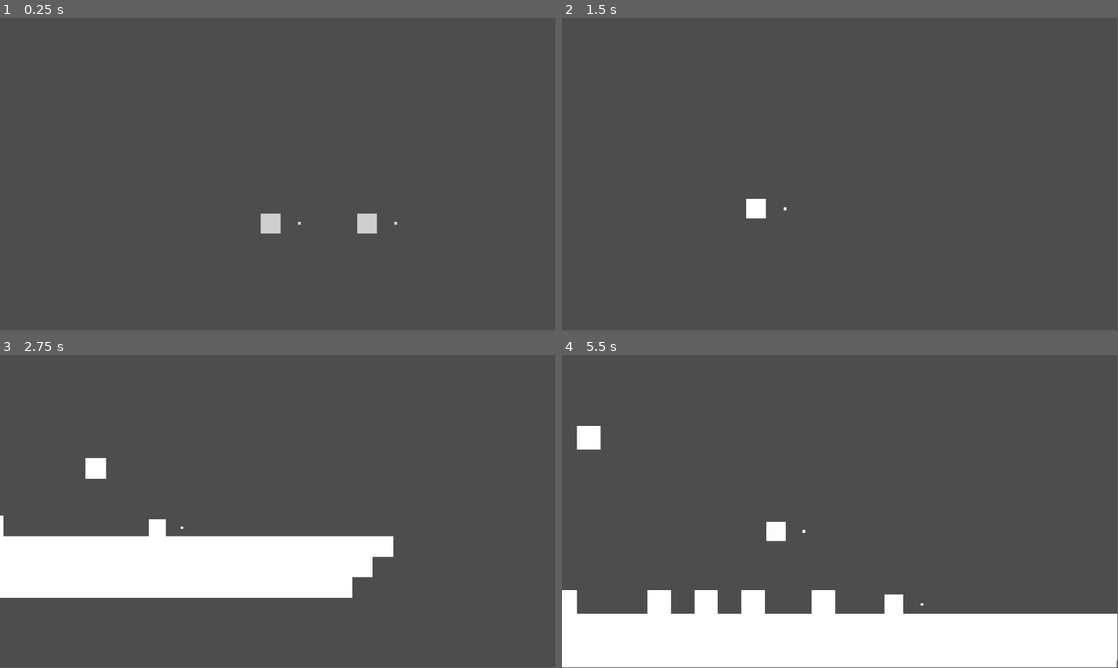
Above: before the commit, frames 1-4 (two rows, left to right).
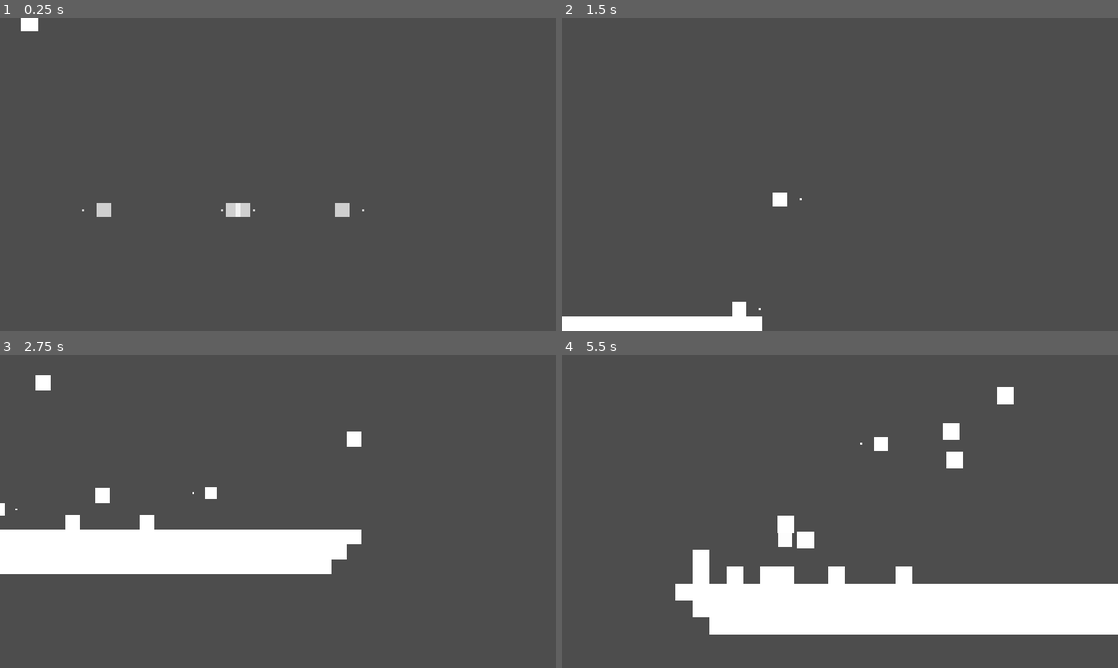
Above: after the commit, the same moments.

Repository: itsMapleLeaf/tfbg
Game: Godot game, scene res://game/game.tscn
Same seed, same stepped clock (60 frames per second), same inputs: the game is played once before the commit and once after it.
Inputs:
- Up to frame 1 (0.25 s): no input
- Up to frame 2 (1.5 s): hold X (grab) 0.53-1.28 s; hold Right (right) from 0.53 s (still down); tap Z (jump) at 0.77, 0.8, 1.07, 1.35 s
- Up to frame 3 (2.75 s): tap Z (jump) at 1.52, 1.82, 2.3 s; tap X (grab) at 1.55 s; release Right (right) at 2.03 s; hold Left (left) from 2.03 s (still down); hold X (grab) from 2.03 s (still down)
- Up to frame 4 (5.5 s): release Left (left) at 2.78 s; release X (grab) at 2.78 s; hold Right (right) 2.78-4.28 s; tap X (grab) at 2.85, 4.35 s; tap Z (jump) at 3.02, 3.32, 4.52, 4.82, 5.3 s; hold Z (jump) 3.53-4.28 s; hold Left (left) 4.28-5.03 s; hold Right (right) from 5.03 s (still down); hold X (grab) from 5.03 s (still down)
In our replay, the window is 799x449 before the commit and 800x450 after it. These sizes can differ from the game's own. Grey fills any space a smaller window leaves; there, only what the larger window draws over its background counts as a difference.

The runs differ from the first frame. In frame 1, 1.0% of the frame differs, in the area x 3-72%, y 0-69%; in frame 2, 2.1%; in frame 3, 8.2%; in frame 4, 22%, in the area x 0-100%, y 10-100%.

Commit message:
robot player controller

Diff:
--- a/blocks/falling_block.tscn
+++ b/blocks/falling_block.tscn
@@ -1,4 +1,4 @@
-[gd_scene load_steps=5 format=3]
+[gd_scene load_steps=5 format=3 uid="uid://pah0ic74lacn"]
 
 [ext_resource type="Script" path="res://blocks/falling_block.gd" id="1_6bfqv"]
 
--- a/blocks/flying_block.tscn
+++ b/blocks/flying_block.tscn
@@ -1,4 +1,4 @@
-[gd_scene load_steps=4 format=3]
+[gd_scene load_steps=4 format=3 uid="uid://biibcqm0fva7t"]
 
 [ext_resource type="Script" path="res://blocks/flying_block.gd" id="1_2u7w8"]
 
@@ -9,8 +9,8 @@
 size = Vector2(49, 49)
 
 [node name="FlyingBlock" type="Area2D"]
-collision_layer = 0
-collision_mask = 7
+collision_layer = 8
+collision_mask = 23
 script = ExtResource("1_2u7w8")
 speed = 800.0
 freeze_time = 0.2
--- a/game/game.gd
+++ b/game/game.gd
@@ -4,8 +4,13 @@
 const BLOCK_SPAWN_HEIGHT_BLOCKS := 20
 const CAMERA_OFFSET := Vector2(0, -80)
 
-var players: Array[Player] = []
-var main_player: Player
+@onready var players: Array[Player] = [
+	_create_player(preload("res://player/human_player_controller.gd").new()),
+	_create_player(preload("res://player/robot_player_controller.tscn").instantiate()),
+	_create_player(preload("res://player/robot_player_controller.tscn").instantiate()),
+	_create_player(preload("res://player/robot_player_controller.tscn").instantiate()),
+]
+@onready var main_player := players[0]
 @export var player_spawns: Node2D
 @export var player_fallout: Node2D
 
@@ -16,12 +21,7 @@
 @export var falling_block_spawn_right: Node2D
 
 func _ready():
-	main_player = _create_player()
-
-	var controller := preload("res://player/human_player_controller.gd").new(main_player)
-	main_player.add_child(controller)
-
-	_create_player()
+	for player in players: _respawn_player(player)
 
 	_update_camera(main_player)
 	camera.reset_smoothing()
@@ -35,12 +35,11 @@
 
 	_update_camera(main_player)
 
-func _create_player() -> Player:
+func _create_player(controller: Node) -> Player:
 	var player := preload("res://player/player.tscn").instantiate() as Player
 	player.block_released.connect(_create_flying_block.bind(player))
-	players.append(player)
+	player.add_child(controller)
 	add_child(player)
-	_respawn_player(player)
 	return player
 
 func _respawn_player(player: Player):
@@ -67,17 +66,17 @@
 		var x = randf_range(falling_block_spawn_left.global_position.x, falling_block_spawn_right.global_position.x)
 		var y = randf_range(falling_block_spawn_left.global_position.y, falling_block_spawn_right.global_position.y)
 		_create_falling_block(Vector2(x,y))
-		await get_tree().create_timer(0.5).timeout
+		await get_tree().create_timer(0.3).timeout
 
-func _create_falling_block(position: Vector2):
+func _create_falling_block(new_position: Vector2):
 	var block := preload("res://blocks/falling_block.tscn").instantiate() as FallingBlock
-	block.global_position = position
+	block.global_position = new_position
 	block.player_squished.connect(_kill_player)
 	add_child(block)
 
-func _create_flying_block(position: Vector2, direction: int, owner_player: Player):
+func _create_flying_block(new_position: Vector2, direction: int, owner_player: Player):
 	var block := preload("res://blocks/flying_block.tscn").instantiate() as FlyingBlock
-	block.global_position = position
+	block.global_position = new_position
 	block.direction = direction
 	block.owner_player = owner_player
 	block.hits_exhausted.connect(func (): _create_falling_block(block.global_position))
--- a/player/human_player_controller.gd
+++ b/player/human_player_controller.gd
@@ -1,10 +1,7 @@
 extends Node
 class_name HumanPlayerController
 
-var _player: Player
-
-func _init(player: Player):
-	_player = player
+@onready var _player := get_parent() as Player
 
 func _process(delta: float):
 	_player.set_movement(Input.get_action_strength("right") - Input.get_action_strength("left"))
--- a/player/player.gd
+++ b/player/player.gd
@@ -8,6 +8,7 @@
 const TERMINAL_VELOCITY := 2000
 const GRAB_STIFFNESS := 12
 
+enum State { IDLE, GRABBING, DEAD }
 enum Direction { LEFT = -1, RIGHT = 1 }
 
 @export var grab_dot: Area2D
@@ -16,13 +17,19 @@
 var movement := 0.0
 var target_movement := 0.0
 var jumps := 2
-var is_alive := false
 var direction := Direction.RIGHT
-var grabbing := false
+var state := State.IDLE
 
 @onready var grabbed_block_origin := grabbed_block.position
 
 signal block_released(position: Vector2, direction: int)
+signal found_block
+
+var is_alive:
+	get: return state != State.DEAD
+
+var grabbing:
+	get: return state == State.GRABBING
 
 func _process(delta: float) -> void:
 	if is_alive:
@@ -33,8 +40,6 @@
 		velocity.x = movement * PLAYER_SPEED
 		velocity.y += min(GRAVITY * delta, TERMINAL_VELOCITY)
 		move_and_slide()
-
-		if is_on_floor(): jumps = 2
 	else:
 		modulate.a = 0
 
@@ -51,39 +56,57 @@
 			scale.y = -1
 			rotation_degrees = 180
 
-func set_movement(movement: float):
-	target_movement = movement
+func _physics_process(delta):
+	if is_on_floor(): jumps = 2
 
-	var new_direction = signi(movement)
+func set_movement(new_movement: float):
+	target_movement = signf(new_movement)
+
+	var new_direction = sign(new_movement)
 	if new_direction != 0.0: direction = new_direction
 
 func jump():
-	if jumps < 0: return
+	if not is_alive: return
+	if jumps <= 0: return
 	velocity.y = -JUMP_SPEED
 	jumps -= 1
 
-func grab():
-	if grabbing: return
-	for body in grab_dot.get_overlapping_bodies():
-		if body is FallingBlock:
-			grabbing = true
-			grabbed_block.global_position = body.global_position
-			body.queue_free()
-			break
+func grab() -> bool:
+	if state != State.IDLE: return false
+
+	var block := get_grabbable_block()
+	if not block is FallingBlock: return false
+
+	state = State.GRABBING
+	grabbed_block.global_position = block.global_position
+	block.queue_free()
+	return true
 
 func release():
-	if not grabbing: return
-	grabbing = false
+	if state != State.GRABBING: return false
+	state = State.IDLE
 	block_released.emit(grab_dot.global_position, direction)
 
 func respawn(pos: Vector2):
-	is_alive = true
 	global_position = pos
 	velocity = Vector2(0, 0)
 	modulate.a = 0
 	movement = 0
+	await get_tree().physics_frame # wait until positions and such are resolved before allowing grabbing
+	state = State.IDLE
 
 func kill():
-	is_alive = false
-	grabbing = false
+	state = State.DEAD
 	jumps = 0
+
+func get_grabbable_block() -> Object:
+	if not is_alive: return null
+	if grabbing: return null
+	for body in grab_dot.get_overlapping_bodies():
+		if body is FallingBlock:
+			return body
+	return null
+
+func _on_grab_dot_body_entered(body):
+	if body is FallingBlock:
+		found_block.emit()
--- a/player/player.tscn
+++ b/player/player.tscn
@@ -1,4 +1,4 @@
-[gd_scene load_steps=6 format=3]
+[gd_scene load_steps=6 format=3 uid="uid://dcbfqo5h3e7d2"]
 
 [ext_resource type="Script" path="res://player/player.gd" id="1_nwt4s"]
 
@@ -22,7 +22,6 @@
 grabbed_block = NodePath("GrabbedBlock")
 
 [node name="Mesh" type="MeshInstance2D" parent="."]
-scale = Vector2(1, 1)
 mesh = SubResource("QuadMesh_y3n50")
 
 [node name="Hitbox" type="CollisionPolygon2D" parent="."]
@@ -43,3 +42,5 @@
 visible = false
 position = Vector2(60, 0)
 mesh = SubResource("QuadMesh_iqsty")
+
+[connection signal="body_entered" from="GrabDot" to="." method="_on_grab_dot_body_entered"]
--- /dev/null
+++ b/player/robot_player_controller.gd
@@ -0,0 +1,86 @@
+extends Node2D
+class_name RobotPlayerController
+
+@onready var player := get_parent() as Player
+@onready var fov := $FOV as Area2D
+
+func _ready():
+	call_deferred("_run_random_loop", 0.5, 3, player.jump)
+	call_deferred("_run_decision_loop")
+
+func _process(delta: float):
+	# danger scenario: we're falling towards a player with a block and have no extra jumps to dodge it
+	_avoid_falling_towards_grabbing_player_without_jumps()
+
+	if player.global_position.x < -15 * 50 and player.movement < 0:
+		player.set_movement(1)
+	if player.global_position.x > 15 * 50 and player.movement > 0:
+		player.set_movement(-1)
+
+func _run_decision_loop():
+	while true:
+		player.set_movement([1, -1].pick_random())
+
+		while not player.grabbing:
+			await _random_timer(0.1, 0.5).timeout
+			player.grab()
+
+		player.set_movement(_get_direction_of_random_player_in_fov())
+		if randi() % 2 == 1:
+			player.set_movement(0)
+
+		await _random_timer(0.2, 0.7).timeout
+		player.jump()
+
+		if player.grabbing:
+			await _random_timer(0.2, 0.7).timeout
+			player.release()
+
+func _run_random_loop(min_period: float, max_period: float, fn: Callable):
+	while true:
+		await _random_timer(min_period, max_period).timeout
+		fn.call()
+
+func _random_timer(min_period: float, max_period: float):
+	return get_tree().create_timer(randf_range(min_period, max_period))
+
+func _on_incoming_flying_block_area_entered(node: Area2D):
+	if not node is FlyingBlock: return
+
+	var is_incoming = node.direction == signf(player.global_position.x - node.global_position.x)
+	if not is_incoming: return
+
+	await get_tree().create_timer(0.1).timeout
+	player.jump()
+
+func _get_players_in_fov() -> Array[Node2D]:
+	return fov.get_overlapping_bodies().filter(_is_alive_player)
+
+func _get_direction_of_random_player_in_fov():
+	var players := _get_players_in_fov()
+	if players.is_empty(): return [-1, 1].pick_random()
+
+	var other_player: Player = players.pick_random()
+	var direction := signf(other_player.global_position.x - player.global_position.x)
+	if direction == 0: return [-1, 1].pick_random()
+	return direction
+
+func _is_alive_player(node: Node2D) -> bool:
+	return node is Player and node != player and node.is_alive
+
+func _avoid_falling_towards_grabbing_player_without_jumps():
+	if player.jumps > 0: return
+
+	var others := _get_players_in_fov()
+	if others.is_empty(): return
+
+	var closest: Player = others.reduce(_get_closest_to_self)
+	if closest.global_position.distance_to(player.global_position) > 400: return
+
+	player.set_movement(player.global_position.x - closest.global_position.x)
+
+func _get_closest_to_self(a: Node2D, b: Node2D) -> Node2D:
+	var a_distance = a.global_position.direction_to(player.global_position)
+	var b_distance = b.global_position.direction_to(player.global_position)
+	if a_distance < b_distance: return a
+	return b
--- /dev/null
+++ b/player/robot_player_controller.tscn
@@ -0,0 +1,28 @@
+[gd_scene load_steps=4 format=3 uid="uid://dh0ttgplp7igk"]
+
+[ext_resource type="Script" path="res://player/robot_player_controller.gd" id="1_hb00w"]
+
+[sub_resource type="RectangleShape2D" id="RectangleShape2D_onbf0"]
+size = Vector2(1600, 800)
+
+[sub_resource type="RectangleShape2D" id="RectangleShape2D_v5k41"]
+size = Vector2(600, 200)
+
+[node name="RobotPlayerController" type="Node2D"]
+script = ExtResource("1_hb00w")
+
+[node name="FOV" type="Area2D" parent="."]
+collision_layer = 0
+collision_mask = 5
+
+[node name="CollisionShape2D" type="CollisionShape2D" parent="FOV"]
+shape = SubResource("RectangleShape2D_onbf0")
+
+[node name="IncomingFlyingBlock" type="Area2D" parent="."]
+collision_layer = 16
+collision_mask = 8
+
+[node name="CollisionShape2D" type="CollisionShape2D" parent="IncomingFlyingBlock"]
+shape = SubResource("RectangleShape2D_v5k41")
+
+[connection signal="area_entered" from="IncomingFlyingBlock" to="." method="_on_incoming_flying_block_area_entered"]
--- a/project.godot
+++ b/project.godot
@@ -17,6 +17,16 @@
 [autoload]
 
 Globals="*res://globals.gd"
+
+[debug]
+
+gdscript/warnings/unused_parameter=0
+
+[display]
+
+window/size/viewport_width=1600
+window/size/viewport_height=900
+window/stretch/mode="canvas_items"
 
 [dotnet]
 
@@ -77,3 +87,5 @@
 2d_physics/layer_1="Players"
 2d_physics/layer_2="Map Blocks"
 2d_physics/layer_3="Falling Blocks"
+2d_physics/layer_4="Flying Blocks"
+2d_physics/layer_5="Flying Block Target"
